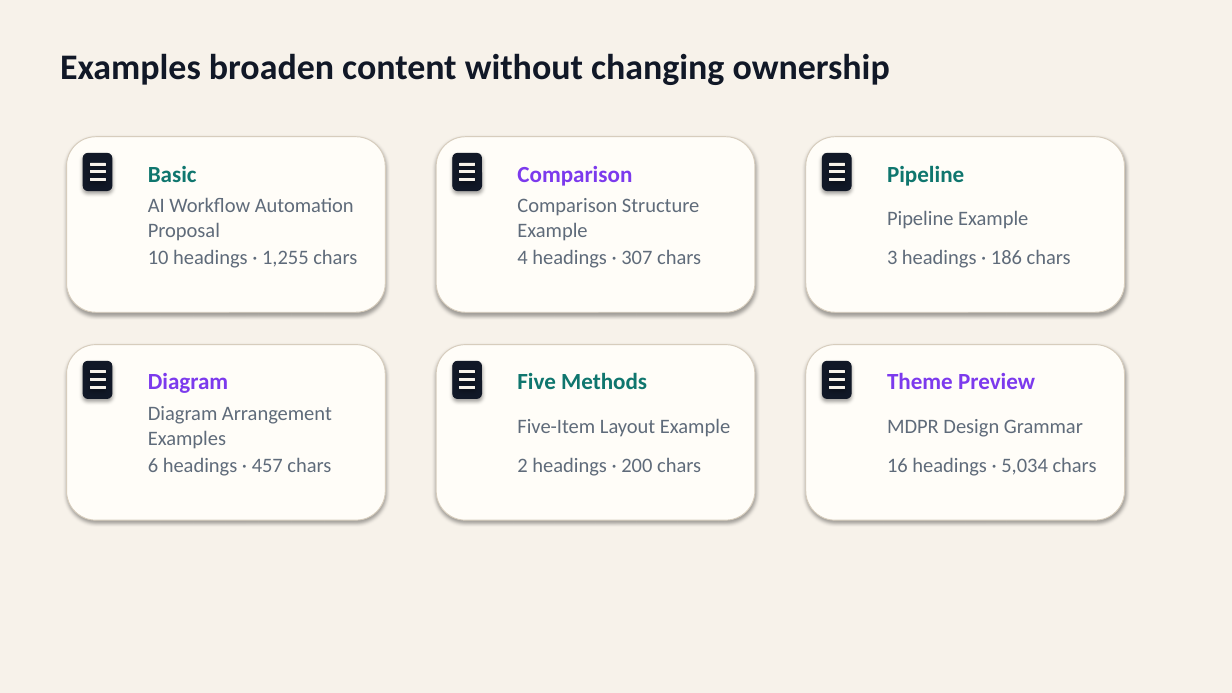
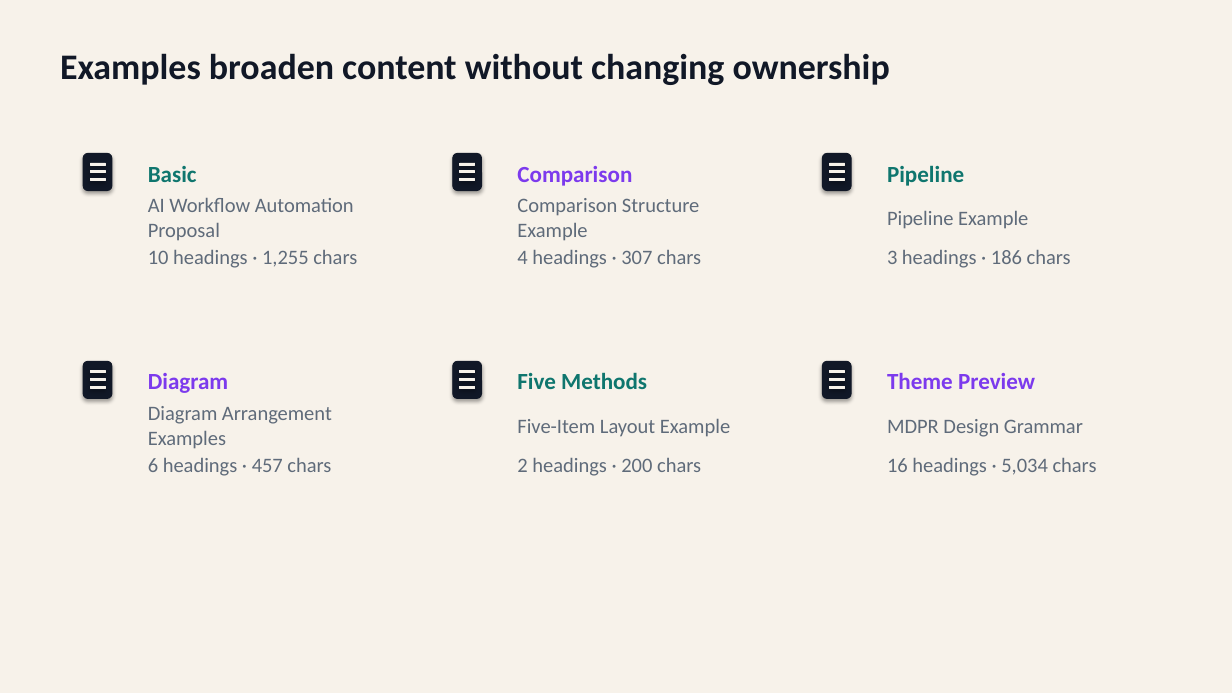
Before and after one commit to ch040602/mdpr-skill, a slide deck: slide 7 of artifacts/mdpr-vs-skill/mdpr-skill-from-actual-md-run.pptx. Drawn at 1232x693 pixels with LibreOffice and Linux fonts; fonts in the diff are those of the drawing. Boxes give left, top, right and bottom in pixels: in the first picture for what was removed or moved away, otherwise in the second. Text is boxed around its words. In the diff, an @@ line names an element or a change of style, - is before the commit and + after.

```diff
--- a/artifacts/mdpr-vs-skill/mdpr-skill-from-actual-md-run.pptx
+++ b/artifacts/mdpr-vs-skill/mdpr-skill-from-actual-md-run.pptx
@@ rounded rectangle removed at [67, 137, 385, 312] @@
@@ rounded rectangle removed at [436, 137, 755, 312] @@
@@ rounded rectangle removed at [806, 137, 1125, 312] @@
@@ rounded rectangle removed at [67, 345, 385, 520] @@
@@ rounded rectangle removed at [436, 345, 755, 520] @@
@@ rounded rectangle removed at [806, 345, 1125, 520] @@
```
Also in this commit, not shown: 13 other files.
